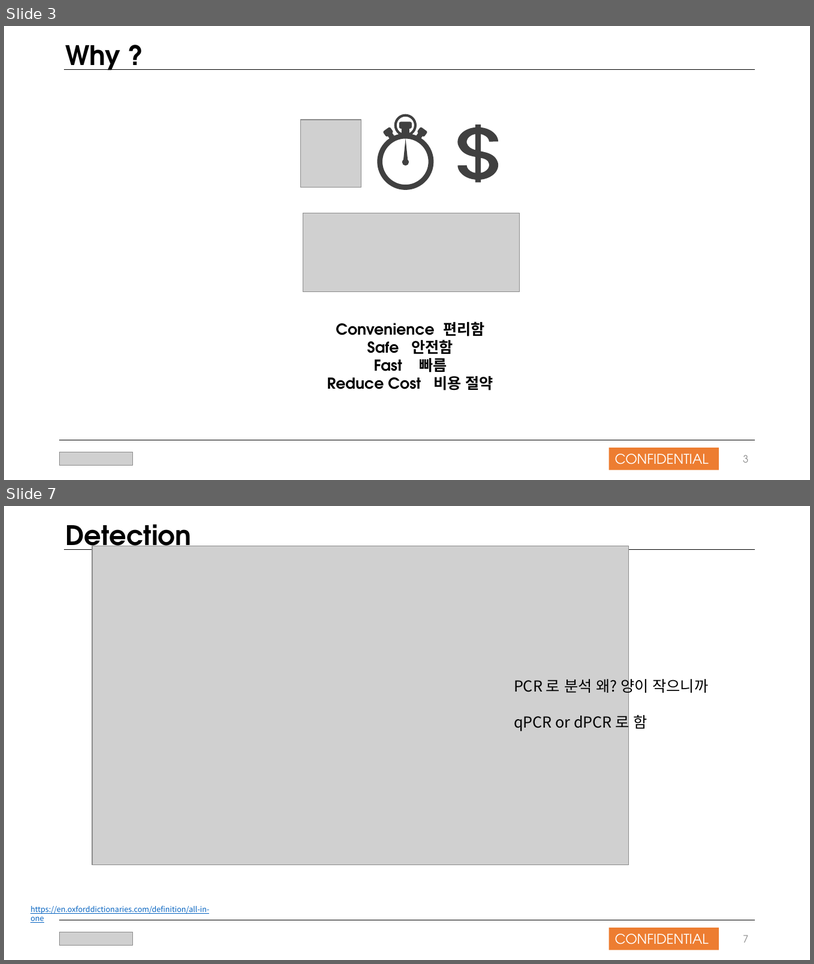
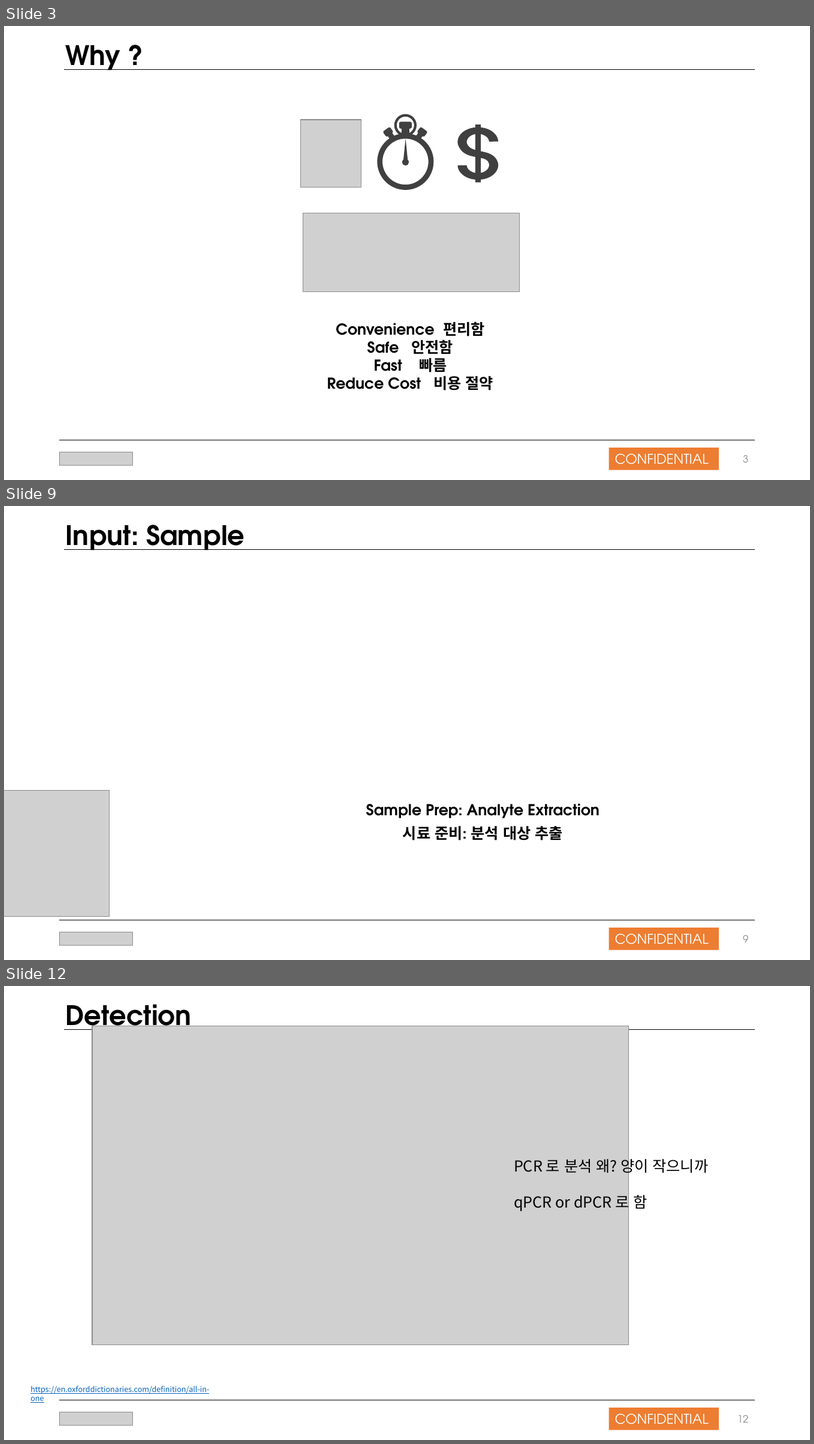
Before and after one commit to nansmile/Company-Work, a slide deck: Work/올인원팀 발표자료_181021.pptx. Shown one above the other, each under a label of ours: slides 3 and 7 before the commit, slides 3, 9 and 12 after it; the slides between them are not shown. The pictures are 814x964 and 814x1444 pixels, drawn with LibreOffice and Linux fonts; fonts in the diff are those of the drawing; grey boxes stand for pictures. Boxes give left, top, right and bottom in pixels: in the first picture for what was removed or moved away, otherwise in the second. Text is boxed around its words. In the diff, an @@ line names an element or a change of style, - is before the commit and + after.

```diff
--- a/Work/올인원팀 발표자료_181021.pptx
+++ b/Work/올인원팀 발표자료_181021.pptx
@@ slide 9 added at (x1=4, y1=506, x2=810, y2=960), background #FFFFFF @@
@@ text added at (x1=65, y1=525, x2=245, y2=550), 32 pt, text #000000, bold @@
+Input: Sample
@@ line added from (65, 550) to (755, 550), #000000 0.5 pt @@
@@ picture added at (x1=4, y1=790, x2=109, y2=916) @@
@@ text added at (x1=366, y1=803, x2=600, y2=840), 18 pt, text #000000, bold @@
+Sample Prep: Analyte Extraction
+시료 준비: 분석 대상 추출
@@ picture added at (x1=60, y1=932, x2=133, y2=945) @@
@@ line added from (60, 920) to (755, 920), #000000 0.5 pt @@
@@ rectangle added at (x1=609, y1=928, x2=720, y2=950), fill #ED7D31, 16 pt, text #FFFFFF @@
+CONFIDENTIAL
@@ page number added at (x1=743, y1=934, x2=749, y2=942), 12 pt, text #8C8C8C @@
+9
@@ what was slide 7 is now slide 12 @@
@@ page number at (x1=738, y1=1414, x2=749, y2=1422): text changed @@
-7
+12
```
Also in this commit, not shown: 2 slides changed, 8 other slides added, 2 slides removed.
